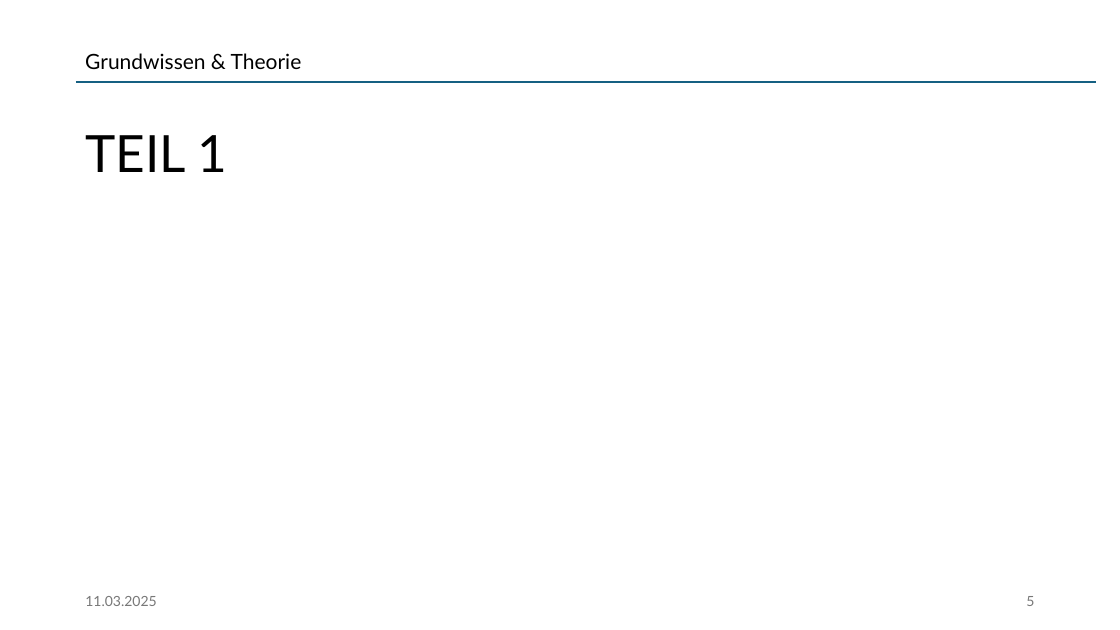
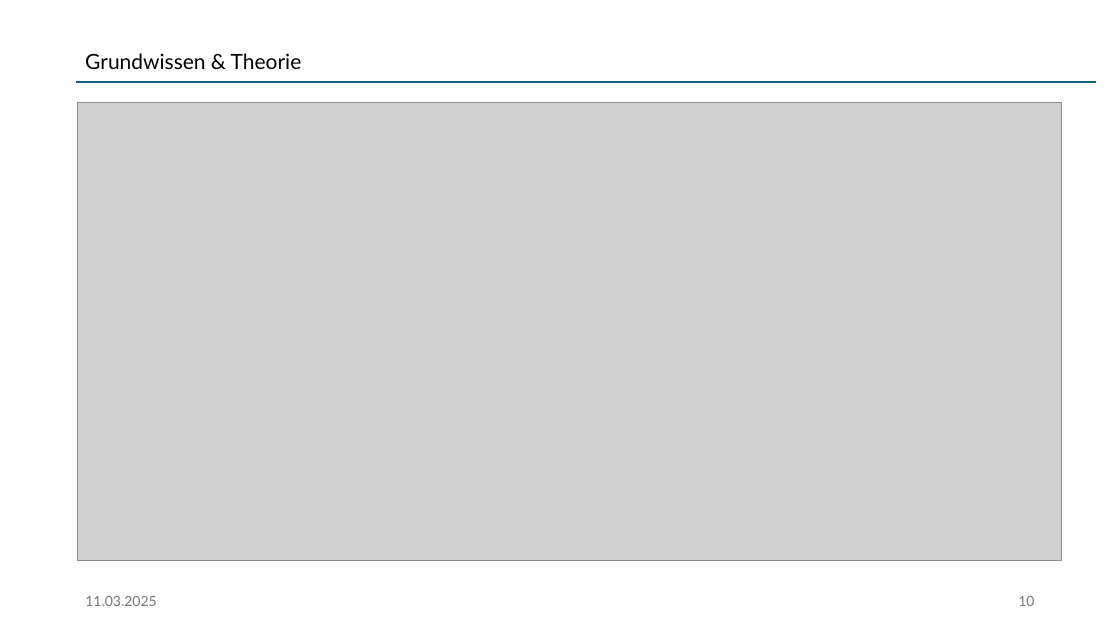
Before and after one commit to jonasaberger/DBI_JavaVaadin, a slide deck: slide 10 of 00_Docs/Projektpraesentation.pptx (slide 5 before the commit). Drawn at 1120x630 pixels with LibreOffice and Linux fonts; fonts in the diff are those of the drawing; grey boxes stand for pictures. Boxes give left, top, right and bottom in pixels: in the first picture for what was removed or moved away, otherwise in the second. Text is boxed around its words. In the diff, an @@ line names an element or a change of style, - is before the commit and + after.

```diff
--- a/00_Docs/Projektpraesentation.pptx
+++ b/00_Docs/Projektpraesentation.pptx
@@ picture added at (x1=77, y1=103, x2=1062, y2=561) @@
@@ title removed at (x1=85, y1=135, x2=228, y2=172) @@
-TEIL 1
@@ page number at (x1=1018, y1=596, x2=1034, y2=606): text changed @@
-5
+10
```
Also in this commit, not shown: 2 other slides changed, 5 slides added.
